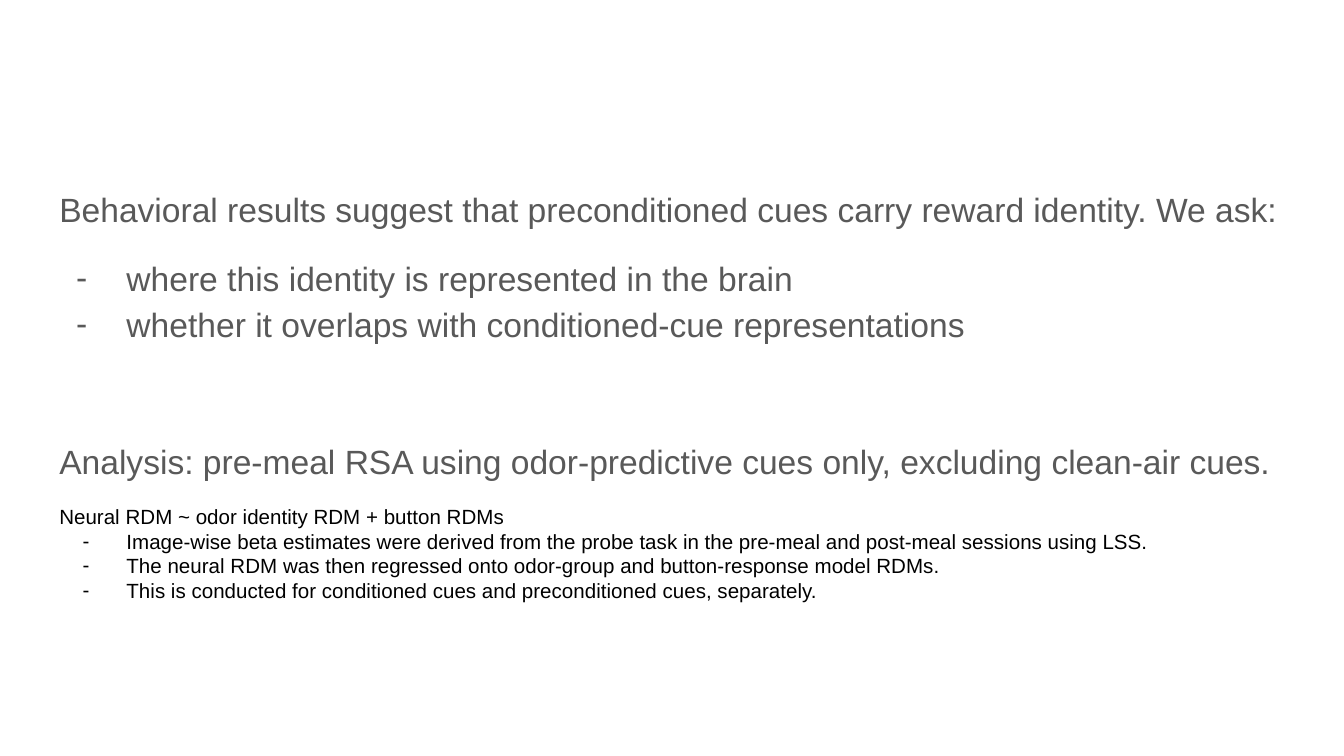
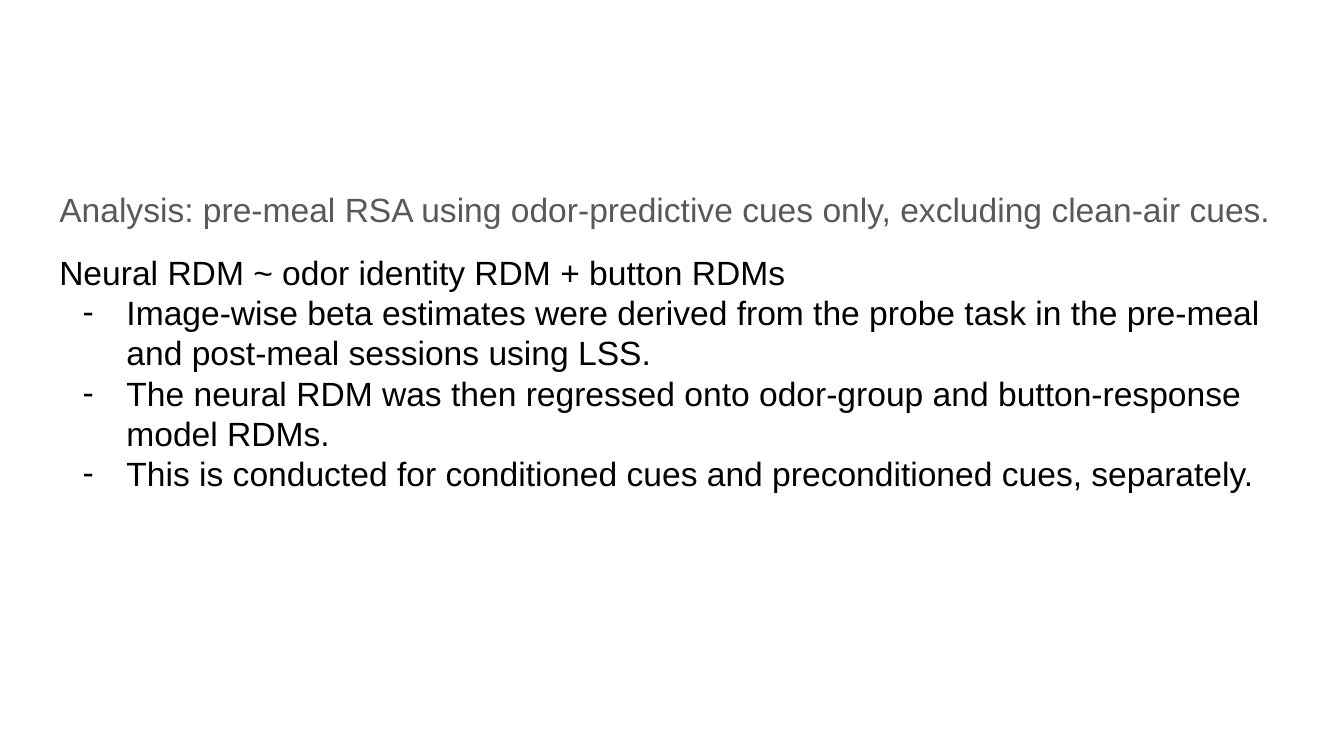
Before and after one commit to QingfangLiu/project-spcd, a slide deck: slide 3 of docs/SPCD fMRI results lab meeting.pptx (slide 2 before the commit). Drawn at 1344x756 pixels with LibreOffice and Linux fonts; fonts in the diff are those of the drawing. Boxes give left, top, right and bottom in pixels: in the first picture for what was removed or moved away, otherwise in the second. Text is boxed around its words. In the diff, an @@ line names an element or a change of style, - is before the commit and + after.

Commit message:
update lab pre slides

```diff
--- a/docs/SPCD fMRI results lab meeting.pptx
+++ b/docs/SPCD fMRI results lab meeting.pptx
@@ text at [59,197,1277,343]: paragraphs removed @@
-Behavioral results suggest that preconditioned cues carry reward identity. We ask:
-– where this identity is represented in the brain
-– whether it overlaps with conditioned-cue representations
@@ text at [59,260,1260,492]: size 11 to 18 pt in "Neural RDM ~ odor identity RDM + ...", "Image-wise beta estimates were derived from the ...", "The neural RDM was then regressed onto ...", "This is conducted for conditioned cues and ..." @@
```
Also in this commit, not shown: 3 slides added.
